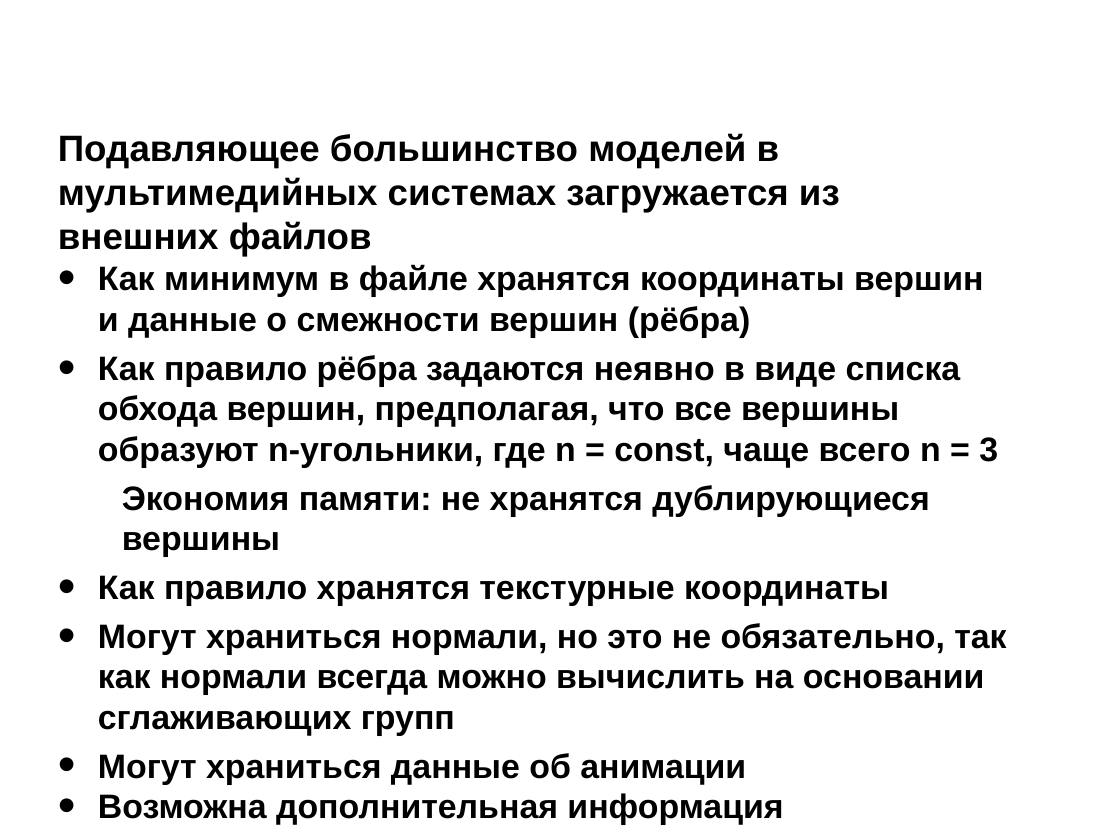
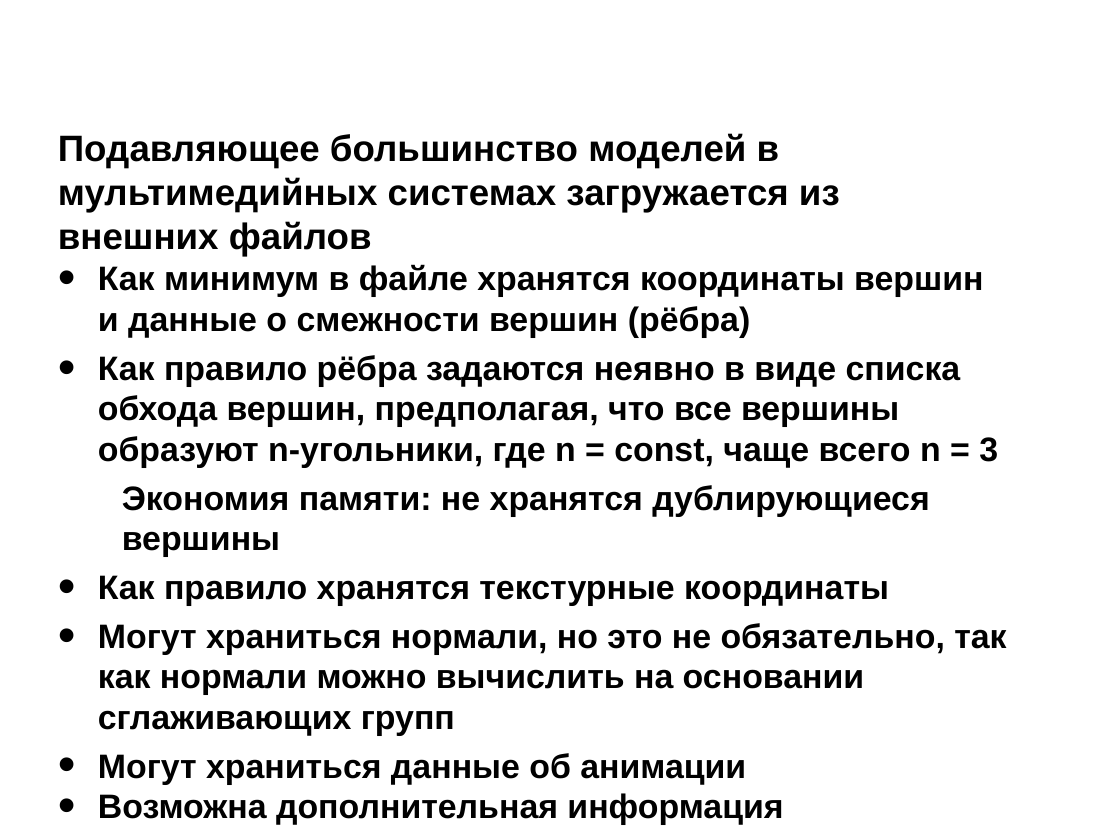
Before and after one commit to icosaeder/mmtech-lect, a slide deck: slide 2 of Лекции/Лекция №5/Лекция №5.odp. Drawn at 1120x840 pixels with LibreOffice and Linux fonts; fonts in the diff are those of the drawing; background and template pictures are left out. Boxes give left, top, right and bottom in pixels: in the first picture for what was removed or moved away, otherwise in the second. Text is boxed around its words. In the diff, an @@ line names an element or a change of style, - is before the commit and + after.

```diff
--- a/Лекции/Лекция №5/Лекция №5.odp
+++ b/Лекции/Лекция №5/Лекция №5.odp
@@ text at (x1=98, y1=623, x2=1006, y2=736): text changed @@
-• Могут храниться нормали, но это не обязательно, так как нормали всегда можно вычислить на основании сглаживающих групп
+• Могут храниться нормали, но это не обязательно, так как нормали можно вычислить на основании сглаживающих групп
```
Also in this commit, not shown: 2 other files.
